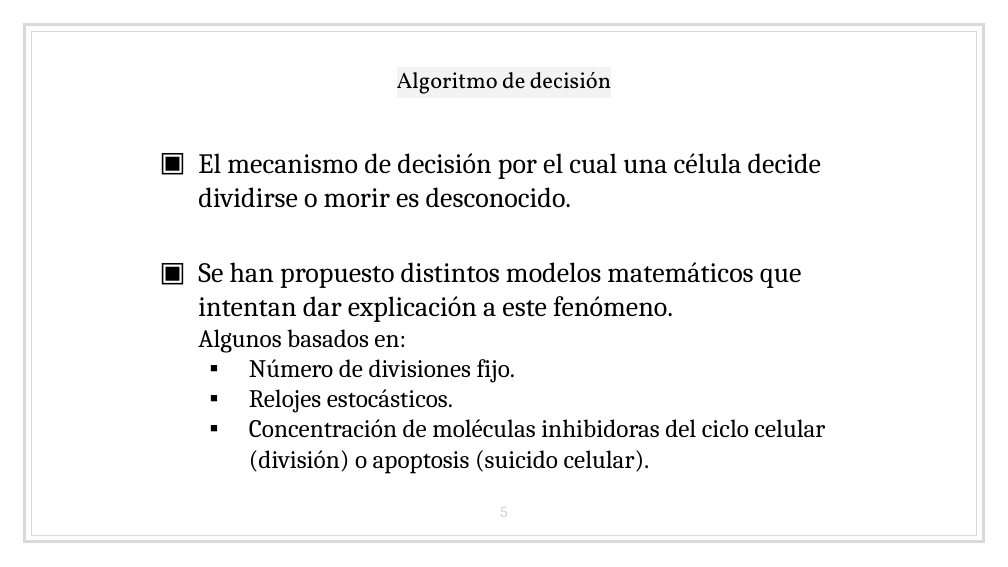
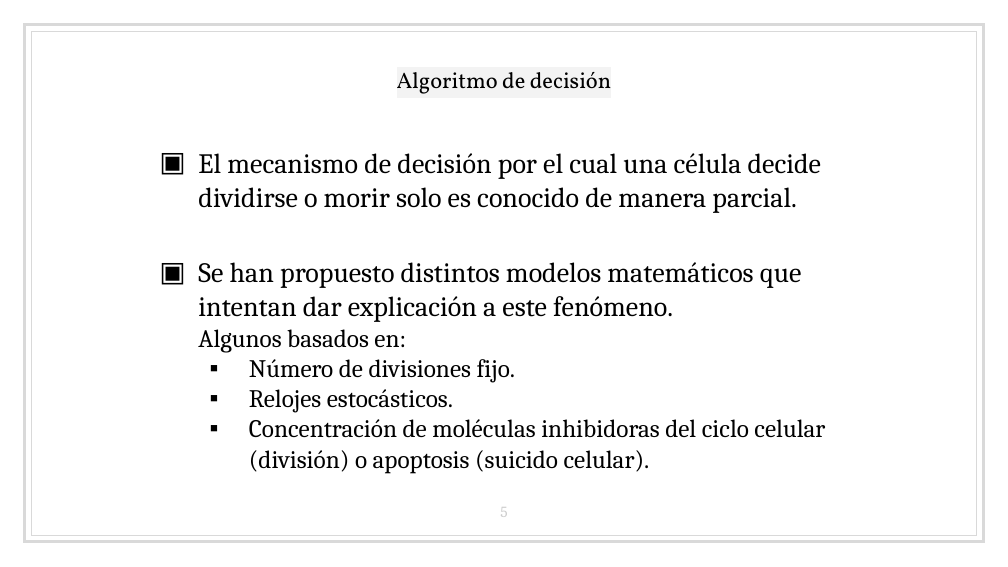
Before and after one commit to bserranoanton/TFG-mates, a slide deck: slide 5 of Defensa/transparenciasDefensa.pptx. Drawn at 1008x567 pixels with LibreOffice and Linux fonts; fonts in the diff are those of the drawing. Boxes give left, top, right and bottom in pixels: in the first picture for what was removed or moved away, otherwise in the second. Text is boxed around its words. In the diff, an @@ line names an element or a change of style, - is before the commit and + after.

```diff
--- a/Defensa/transparenciasDefensa.pptx
+++ b/Defensa/transparenciasDefensa.pptx
@@ text at (x1=198, y1=153, x2=821, y2=213): text changed @@
-▣ El mecanismo de decisión por el cual una célula decide dividirse o morir es desconocido.
+▣ El mecanismo de decisión por el cual una célula decide dividirse o morir solo es conocido de manera parcial.
```
